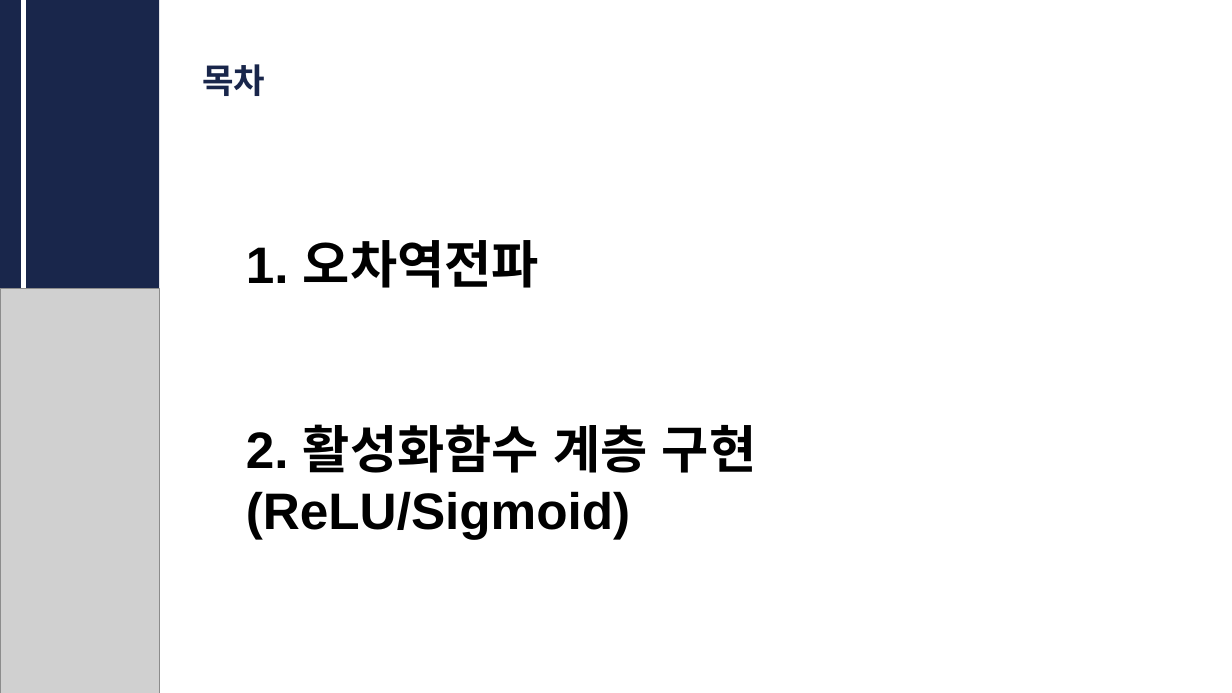
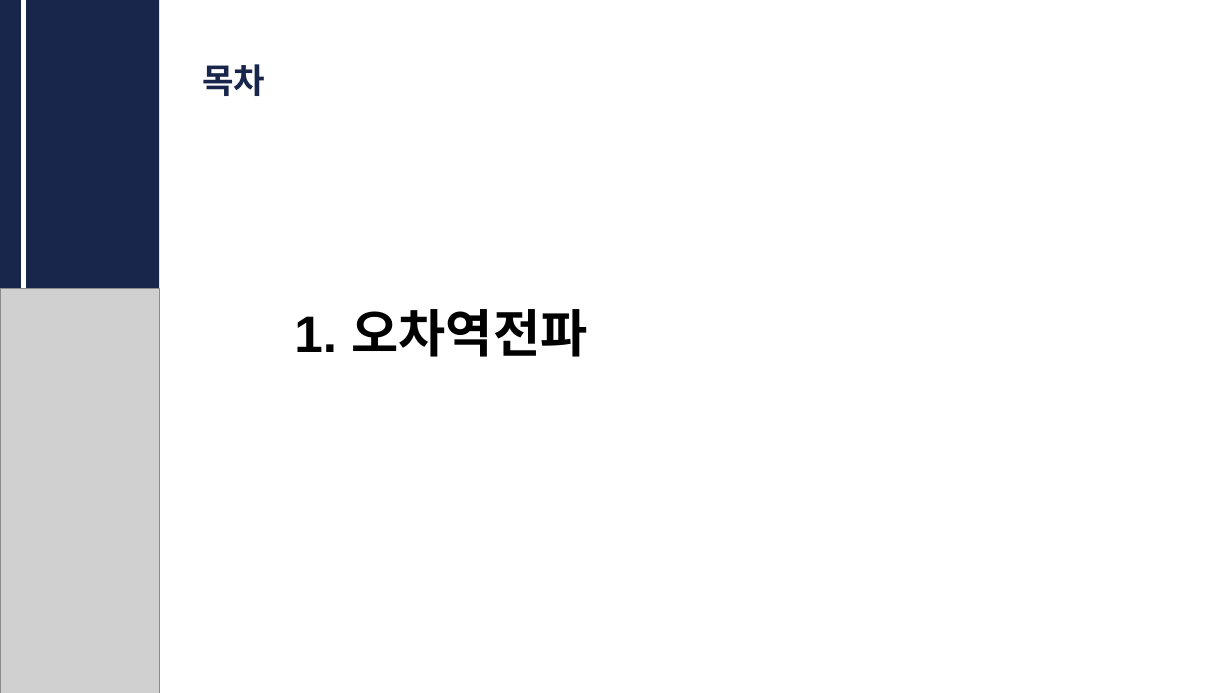
Before and after one commit to CUAI-CAU/2023-1_Study_DLfromScratch1, a slide deck: slide 3 of 발표자료/CUAI_딥러닝__0523.pptx. Drawn at 1232x693 pixels with LibreOffice and Linux fonts; fonts in the diff are those of the drawing; grey boxes stand for pictures. Boxes give left, top, right and bottom in pixels: in the first picture for what was removed or moved away, otherwise in the second. Text is boxed around its words. In the diff, an @@ line names an element or a change of style, - is before the commit and + after.

```diff
--- a/발표자료/CUAI_딥러닝__0523.pptx
+++ b/발표자료/CUAI_딥러닝__0523.pptx
@@ text "1. 오차역전파" moved from (x1=246, y1=240, x2=756, y2=539) to (x1=294, y1=309, x2=588, y2=357) @@
@@ text at (x1=246, y1=424, x2=756, y2=539): paragraphs removed @@
-2. 활성화함수 계층 구현
-(ReLU/Sigmoid)
```
Also in this commit, not shown: 3 other slides changed, 7 slides removed.
